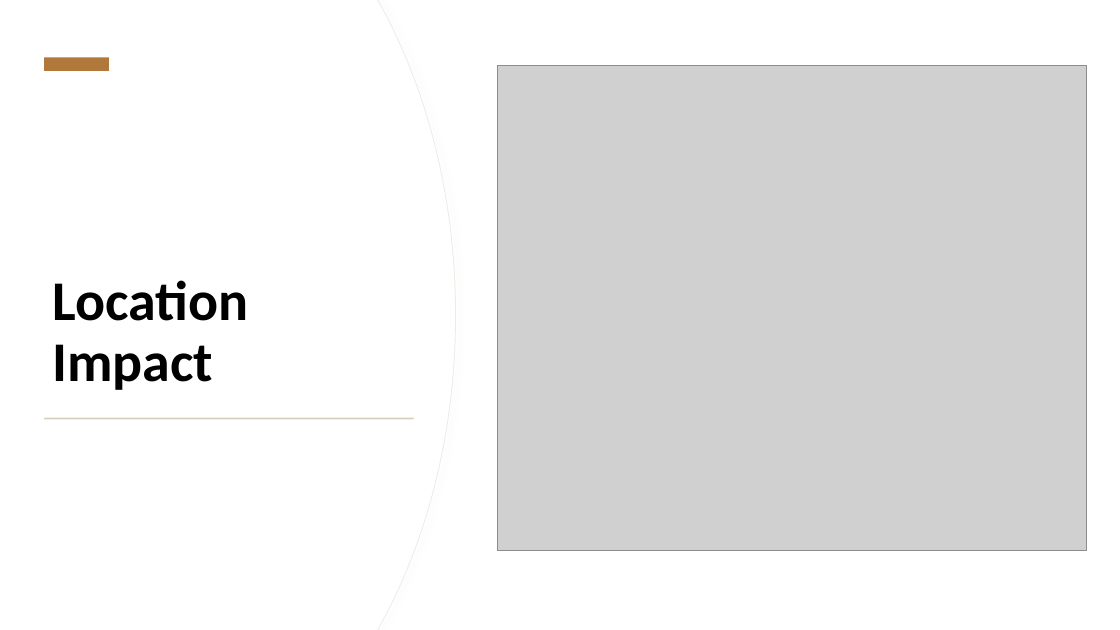
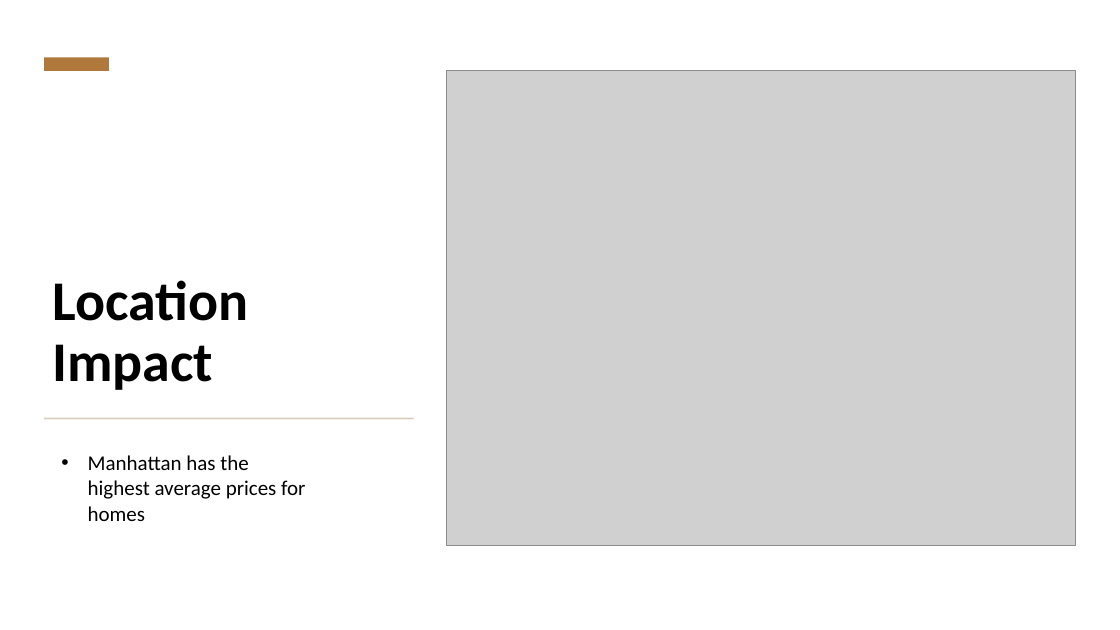
Before and after one commit to izinex/Springboard-Data-Science, a slide deck: slide 7 of Capstone 2/NYC_house_ppt.pptx. Drawn at 1120x630 pixels with LibreOffice and Linux fonts; fonts in the diff are those of the drawing; grey boxes stand for pictures. Boxes give left, top, right and bottom in pixels: in the first picture for what was removed or moved away, otherwise in the second. Text is boxed around its words. In the diff, an @@ line names an element or a change of style, - is before the commit and + after.

Commit message:
Uploaded new images of plots needed for presentation
Uploaded new images of plots needed for presentation.

Added and updated powerpoint presentation.

Fixed minor issues with notebook 5 research and analysis and updated dataframe for analysis

```diff
--- a/Capstone 2/NYC_house_ppt.pptx
+++ b/Capstone 2/NYC_house_ppt.pptx
@@ freeform shape removed at bbox=[0, 0, 455, 630] @@
@@ freeform shape removed at bbox=[0, 0, 455, 630] @@
@@ picture: place and size @@
-picture at bbox=[497, 66, 1086, 551]
+picture at bbox=[447, 71, 1076, 545]
@@ text added at bbox=[88, 455, 305, 521], 18 pt, text #000000 @@
+• Manhattan has the highest average prices for homes
```
Also in this commit, not shown: 3 other slides changed, 2 slides added, 1 slide removed, 6 other files.
